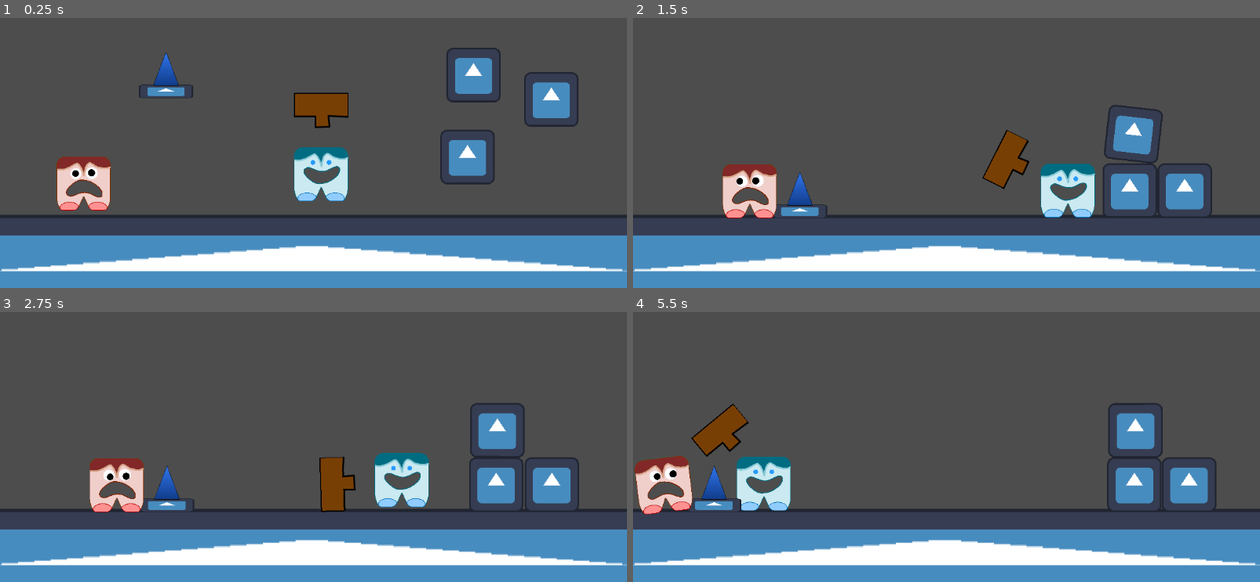
Above: before the commit, frames 1-4 (two rows, left to right).
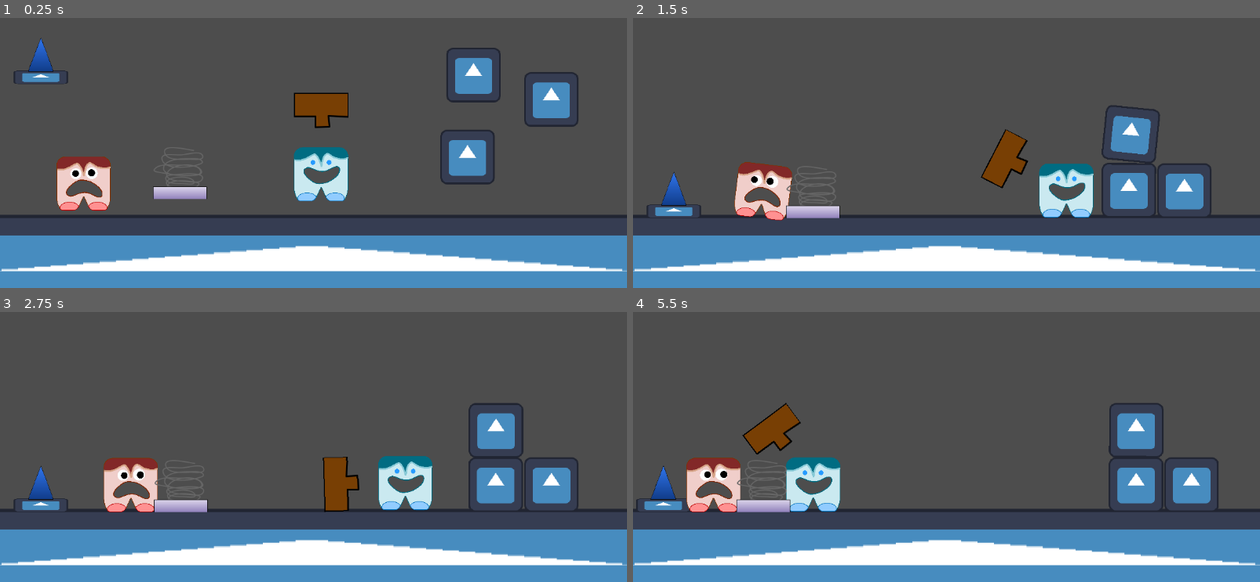
Above: after the commit, the same moments.

Repository: jkkivenko/james-gam-249
Game: Godot game, scene res://Scenes/jamess.tscn
Two runs of this game, one before a commit and one after it. Both use one fixed random seed, a clock stepped at 60 frames per second and the inputs below. This scene is started directly instead of the project's main scene. The engine's default icon, where the game draws it, is replaced by a stand-in: a white triangle on a blue panel in a dark square.
Inputs (mouse positions are in pixels of both pictures, inside the frame that each line leads up to):
- Up to frame 1 (0.25 s): no input
- Up to frame 2 (1.5 s): move the mouse to (1103, 190) at 0.52 s; hold D (Move Right) 0.53-1.28 s; right-click (1103, 190) at 0.6 s; click (1103, 190) at 0.67 s; move the mouse to (1122, 190) at 1.27 s; hold A (Move Left) from 1.28 s (still down); tap Right (Swing Clockwise) at 1.35 s; click (1122, 190) at 1.42 s
- Up to frame 3 (2.75 s): move the mouse to (495, 484) at 2.02 s; release A (Move Left) at 2.03 s; hold D (Move Right) from 2.03 s (still down); hold Left (Swing Counterclockwise) from 2.03 s (still down); click (495, 484) at 2.17 s
- Up to frame 4 (5.5 s): move the mouse to (1128, 484) at 2.77 s; release Left (Swing Counterclockwise) at 2.78 s; right-click (1128, 484) at 2.85 s; click (1128, 484) at 2.92 s; move the mouse to (1134, 484) at 3.52 s; release D (Move Right) at 3.53 s; hold Right (Swing Clockwise) 3.53-4.28 s; hold A (Move Left) from 3.53 s (still down); click (1134, 484) at 3.67 s; move the mouse to (1134, 484) at 4.27 s; tap Left (Swing Counterclockwise) at 4.35 s; click (1134, 484) at 4.42 s; move the mouse to (1134, 484) at 5.02 s; right-click (1134, 484) at 5.1 s; click (1134, 484) at 5.17 s

The runs differ from the first frame. In frame 1, 1.5% of the frame differs, in the area x 2-34%, y 7-68%; in frame 2, 4.2%; in frame 3, 4.6%; in frame 4, 8.2%, in the area x 0-94%, y 33-76%.

Commit message:
add protospring

Diff:
--- a/Scenes/hilt.tscn
+++ b/Scenes/hilt.tscn
@@ -5,14 +5,15 @@
 [ext_resource type="PackedScene" uid="uid://b0x3aihndppp2" path="res://Scenes/attachment_point.tscn" id="2_y0su6"]
 
 [sub_resource type="RectangleShape2D" id="RectangleShape2D_mb55d"]
-size = Vector2(100, 100)
+size = Vector2(100, 50)
 
 [node name="Hilt" type="CollisionShape2D"]
 shape = SubResource("RectangleShape2D_mb55d")
 script = ExtResource("1_id6uf")
 
 [node name="Sprite2D" type="Sprite2D" parent="."]
+position = Vector2(0, 25)
 texture = ExtResource("2_id6uf")
 
 [node name="HiltAttachmentPoint" parent="." instance=ExtResource("2_y0su6")]
-position = Vector2(0, -50)
+position = Vector2(0, -25)
--- a/Scenes/jamess.tscn
+++ b/Scenes/jamess.tscn
@@ -8,6 +8,7 @@
 [ext_resource type="Script" uid="uid://cu5yompuo8gcb" path="res://Scripts/enemy.gd" id="6_lukku"]
 [ext_resource type="Texture2D" uid="uid://di8a0j646lffh" path="res://art/enemy_1.png" id="7_pds1a"]
 [ext_resource type="PackedScene" uid="uid://bxdeq1ivh4mi3" path="res://Scenes/gügly_eyes.tscn" id="8_00r1a"]
+[ext_resource type="PackedScene" uid="uid://dqnnoeh0dq28u" path="res://Scenes/spring.tscn" id="9_pds1a"]
 
 [sub_resource type="RectangleShape2D" id="RectangleShape2D_e2o6t"]
 size = Vector2(4010, 191)
@@ -50,7 +51,7 @@
 component_scene = ExtResource("5_lpgml")
 
 [node name="PhysicsEntity" parent="." instance=ExtResource("4_fe7jn")]
-position = Vector2(306, 297)
+position = Vector2(76, 271)
 component_scene = ExtResource("5_nanmf")
 
 [node name="Enemy" type="RigidBody2D" parent="."]
@@ -77,3 +78,7 @@
 [node name="GüglyEyes2" parent="Enemy/Sprite2D" instance=ExtResource("8_00r1a")]
 position = Vector2(-60.59, -76.705)
 scale = Vector2(0.857, 0.857)
+
+[node name="PhysicsEntity3" parent="." instance=ExtResource("4_fe7jn")]
+position = Vector2(331, 446)
+component_scene = ExtResource("9_pds1a")
--- /dev/null
+++ b/Scenes/spring.tscn
@@ -0,0 +1,20 @@
+[gd_scene load_steps=5 format=3 uid="uid://dqnnoeh0dq28u"]
+
+[ext_resource type="Script" uid="uid://t3j8047r2pwx" path="res://Scripts/hammer_component.gd" id="1_7tg8b"]
+[ext_resource type="Texture2D" uid="uid://y06c534dcy4m" path="res://art/shpring.png" id="2_1w5vy"]
+[ext_resource type="PackedScene" uid="uid://b0x3aihndppp2" path="res://Scenes/attachment_point.tscn" id="3_42hq0"]
+
+[sub_resource type="ConvexPolygonShape2D" id="ConvexPolygonShape2D_fhxds"]
+points = PackedVector2Array(50, 27, 50, 50, -50, 50, -50, 27)
+
+[node name="Spike" type="CollisionShape2D"]
+shape = SubResource("ConvexPolygonShape2D_fhxds")
+script = ExtResource("1_7tg8b")
+is_springy = true
+
+[node name="Sprite2D" type="Sprite2D" parent="."]
+texture = ExtResource("2_1w5vy")
+
+[node name="Bottom" parent="." instance=ExtResource("3_42hq0")]
+position = Vector2(0, 50)
+rotation = -3.14159
--- a/Scenes/weapon_pivot.tscn
+++ b/Scenes/weapon_pivot.tscn
@@ -15,7 +15,7 @@
 attachment_distance_threshold = 100.0
 
 [node name="Hilt" parent="." instance=ExtResource("2_1c5ut")]
-position = Vector2(0, -100)
+position = Vector2(0, -125)
 
 [connection signal="body_shape_entered" from="." to="." method="_on_body_shape_entered"]
 [connection signal="mouse_exited" from="." to="." method="_on_mouse_exited"]
--- a/Scripts/hammer_component.gd
+++ b/Scripts/hammer_component.gd
@@ -2,6 +2,7 @@
 
 @export var mass : float = 0.1
 @export var is_spiky : bool = false
+@export var is_springy : bool = false
 
 func get_attachment_points() -> Array[AttachmentPoint]:
 	var attachment_points : Array[AttachmentPoint] = []
--- a/Scripts/weapon_pivot.gd
+++ b/Scripts/weapon_pivot.gd
@@ -158,13 +158,16 @@
 	# tilemap bad
 	if not "shape_find_owner" in body:
 		return
-
 	var hit = body.shape_owner_get_owner(body.shape_find_owner(body_shape_index)).get_parent()
+	var block_that_performed_hit : HammerComponent = shape_owner_get_owner(shape_find_owner(local_shape_index))
+	# If you hit with a spring, apply some forces
+	if block_that_performed_hit.is_springy:
+		print("ASDASDASDASDASDASDASDASD")
+		apply_impulse((-Vector2.UP).rotated(block_that_performed_hit.rotation) * 500, block_that_performed_hit.global_position - global_position)
 	# ensure you have hit an enemy
 	if not "required_impulse_to_kill" in hit:
 		return
 
-	var block_that_performed_hit = shape_owner_get_owner(shape_find_owner(local_shape_index))
 	var radial_distance = block_that_performed_hit.position.y
 
 	var impulse_delivered = abs(angular_velocity * radial_distance * mass)
Not shown: 1 places in Scenes/Levels/level1.tscn that only renumber resources
Not shown: 1 places in Scenes/jamess.tscn that only renumber resources
Binary file added: art/shpring.png
Not shown, added: art/shpring.png.import
